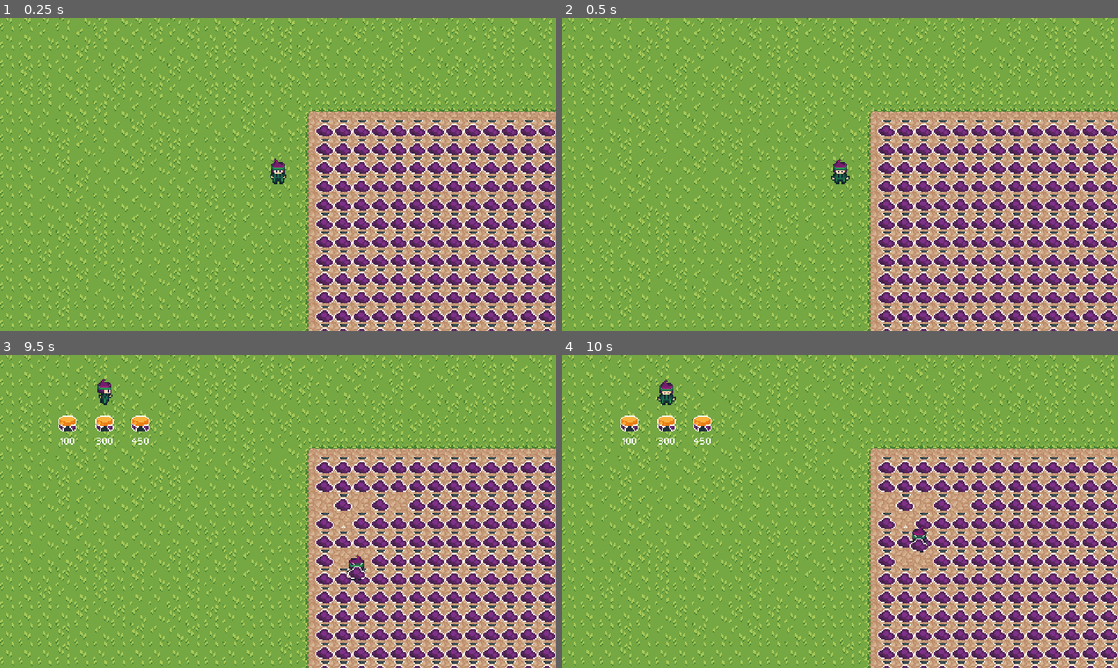
Above: before the commit, frames 1-4 (two rows, left to right).
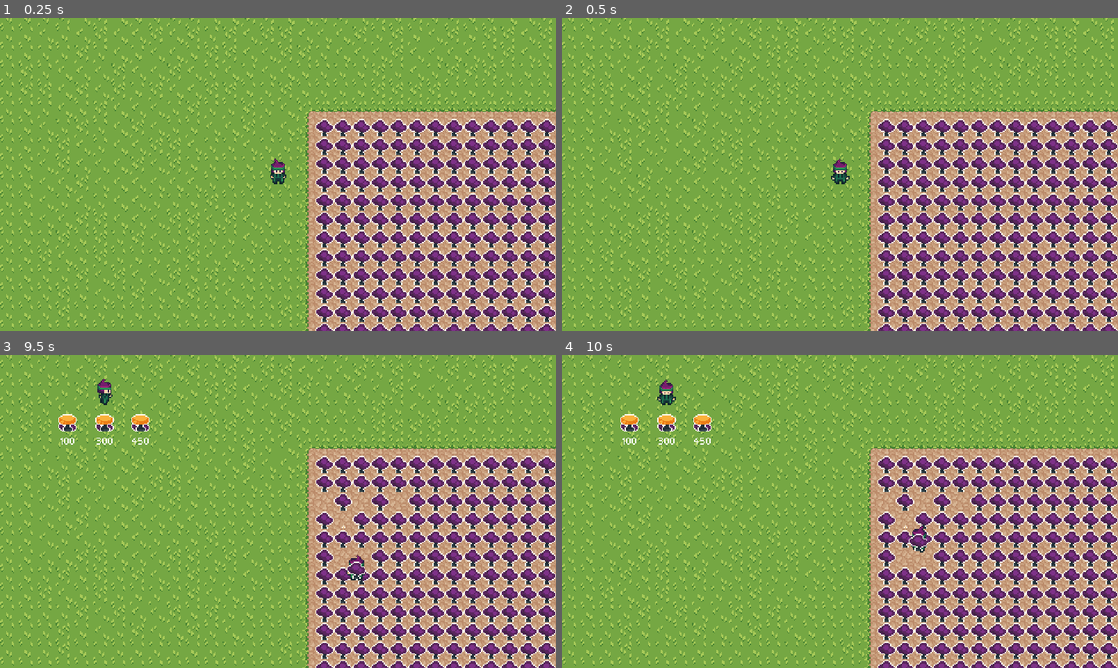
Above: after the commit, the same moments.

Repository: Jukaio/GGJ2024
Game: Godot game, scene res://scenes/EntryPoint.tscn
The game is run twice, just before and just after one commit, with the same random seed, the same clock (stepped at 60 frames per second) and the same inputs.
Inputs:
- Up to frame 1 (0.25 s): no input
- Up to frame 2 (0.5 s): no input
- Up to frame 3 (9.5 s): tap Enter (Start) at 0.5, 0.6, 2, 2.1, 3.5, 3.6, 5, 5.1, 6.6, 8.1 s; hold D (right) 0.53-1.28 s; hold S (down) 1.28-2.03 s; tap Space (interact) every 1.5 s from 1.35 to 8.85 s; hold D (right) 2.03-2.78 s; hold W (up) 2.78-3.53 s; hold A (left) 3.53-5.03 s; hold S (down) 5.03-5.78 s; hold D (right) 5.78-6.53 s; hold W (up) 6.53-7.28 s; hold D (right) 7.28-8.03 s; hold S (down) 8.03-8.78 s; hold A (left) from 8.78 s (still down)
- Up to frame 4 (10 s): release A (left) at 9.53 s; hold W (up) from 9.53 s (still down); tap Enter (Start) at 9.6 s

The runs differ from the first frame. In frame 1, 20% of the frame differs, in the area x 56-100%, y 32-100%; in frame 2, 20%; in frame 3, 19%; in frame 4, 19%.

Commit message:
frame sizes

Diff:
--- a/prefabs/mushroom_sprite.tscn
+++ b/prefabs/mushroom_sprite.tscn
@@ -4,14 +4,14 @@
 [ext_resource type="Script" path="res://scripts/plant.gd" id="2_4rbs3"]
 
 [sub_resource type="RectangleShape2D" id="RectangleShape2D_r7he7"]
-size = Vector2(11, 10)
+size = Vector2(16, 14)
 
 [node name="MushroomSprite" type="Sprite2D"]
 z_index = 10
 texture = ExtResource("1_ujb00")
 hframes = 4
-vframes = 6
-frame = 7
+vframes = 5
+frame = 11
 script = ExtResource("2_4rbs3")
 GrowthState = 2
 MushroomTypeStartIndex = 1
@@ -19,5 +19,4 @@
 [node name="Area2D" type="Area2D" parent="."]
 
 [node name="CollisionShape2D" type="CollisionShape2D" parent="Area2D"]
-position = Vector2(0.5, 3)
 shape = SubResource("RectangleShape2D_r7he7")
